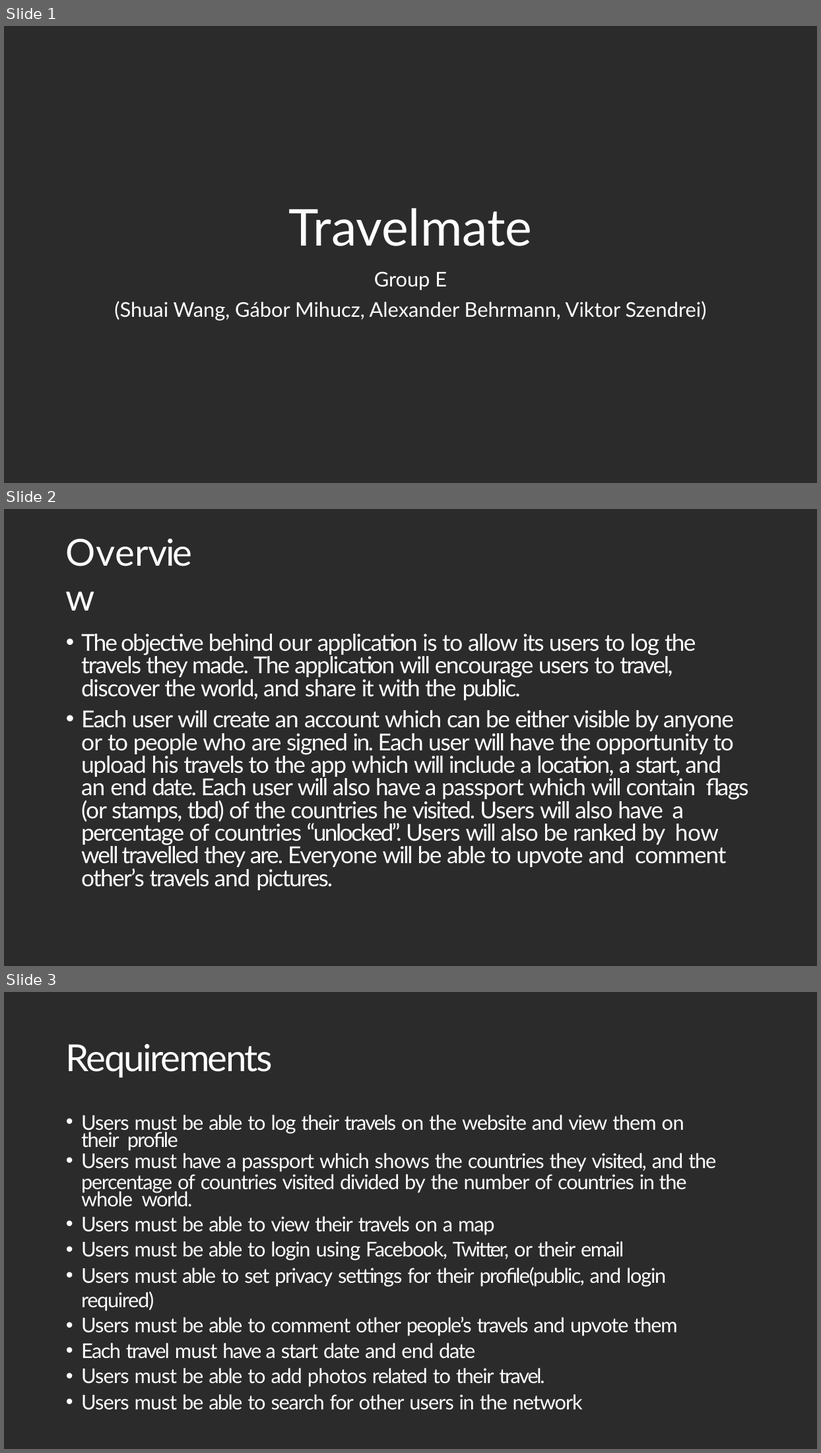
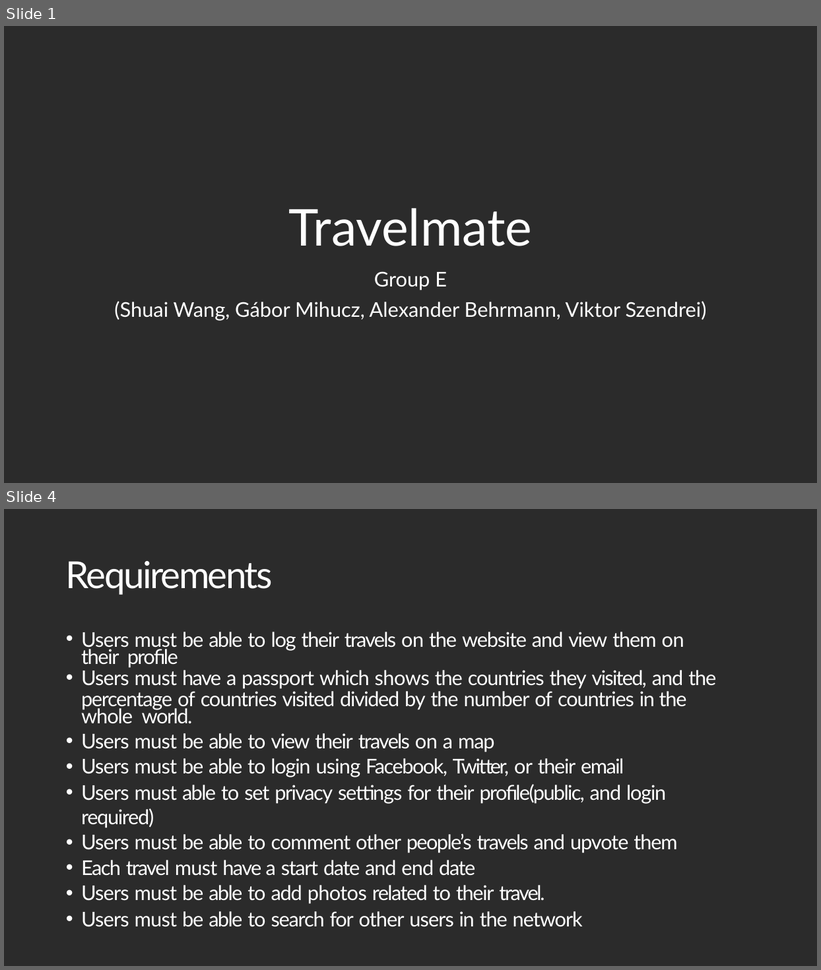
Before and after one commit to fmavb/travelmate, a slide deck: travelmate.pptx. Shown one above the other, each under a label of ours: slides 1, 2 and 3 before the commit, slides 1 and 4 after it; the slides between them are not shown. The pictures are 821x1453 and 821x970 pixels, drawn with LibreOffice and Linux fonts; fonts in the diff are those of the drawing; background and template pictures are left out; a plain dark background stands for a picture behind light text. Boxes give left, top, right and bottom in pixels: in the first picture for what was removed or moved away, otherwise in the second. Text is boxed around its words. In the diff, an @@ line names an element or a change of style, - is before the commit and + after.

Commit message:
Updated ppt

```diff
--- a/travelmate.pptx
+++ b/travelmate.pptx
@@ slide 2 removed at <box>4,509,817,966</box>, background picture (left out) @@
@@ title removed at <box>65,550,209,597</box> @@
-Overview
@@ text removed at <box>81,634,749,890</box> @@
-• The objective behind our application is to allow its users to log the travels they made. The application will encourage users to travel, discover the world, and share it with the public.
-• Each user will create an account which can be either visible by anyone or to people who are signed in. Each user will have the opportunity to upload his travels to the app which will include a location, a start, and an end date. Each user will also have a passport which will contain flags (or stamps, tbd) of the countries he visited. Users will also have a percentage of countries “unlocked”. Users will also be ranked by how well travelled they are. Everyone will be able to upvote and comment other’s travels and pictures.
@@ what was slide 3 is now slide 4 @@
```
Also in this commit, not shown: 1 slide added, 6 other slides removed.
